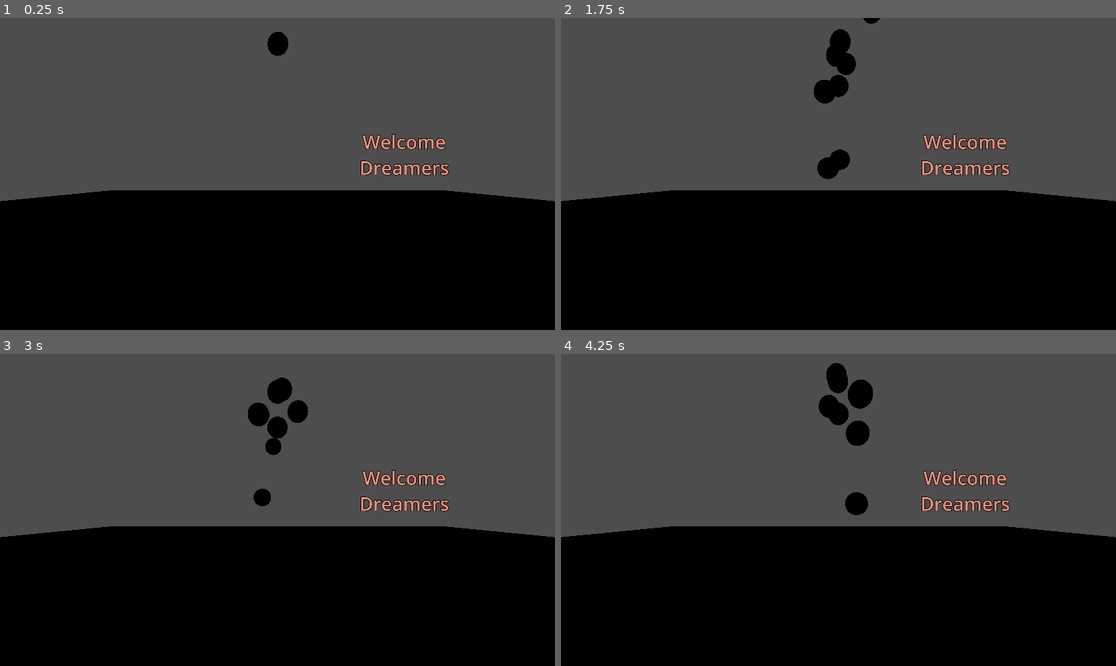
Above: before the commit, frames 1-4 (two rows, left to right).
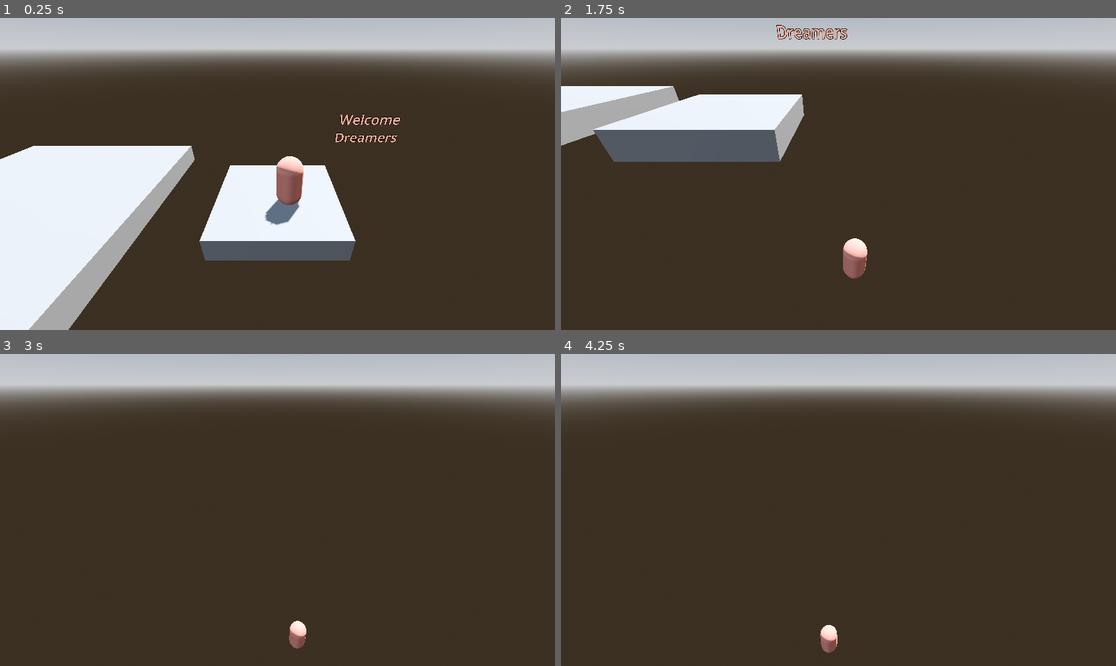
Above: after the commit, the same moments.

Repository: quimnuss/dream-sickle
Game: Godot game, scene res://world/world.tscn
The game is run twice, just before and just after one commit, with the same random seed, the same clock (stepped at 60 frames per second) and the same inputs.
Inputs:
- Up to frame 1 (0.25 s): no input
- Up to frame 2 (1.75 s): hold D (move_right, bound only after the commit) 0.53-1.28 s; hold Space (jump, bound only after the commit) 0.53-1.28 s; hold S (move_backward, bound only after the commit) from 1.28 s (still down); tap Space (jump, bound only after the commit) at 1.35, 1.52 s
- Up to frame 3 (3 s): tap Space (jump, bound only after the commit) at 1.82, 2.85 s; release S (move_backward, bound only after the commit) at 2.03 s; hold D (move_right, bound only after the commit) 2.03-2.78 s; hold Space (jump, bound only after the commit) 2.03-2.78 s; hold W (move_forward, bound only after the commit) from 2.78 s (still down)
- Up to frame 4 (4.25 s): tap Space (jump, bound only after the commit) at 3.02, 3.32 s; release W (move_forward, bound only after the commit) at 3.53 s; hold A (move_left, bound only after the commit) from 3.53 s (still down); hold Space (jump, bound only after the commit) from 3.53 s (still down)

The runs differ from the first frame. In frame 1, 97% of the frame differs, in the area x 0-100%, y 0-100%; in frame 2, 93%; in frame 3, 97%; in frame 4, 97%.

Commit message:
platformer controls added

Diff:
--- a/actors/character/player.tscn
+++ b/actors/character/player.tscn
@@ -1,4 +1,6 @@
-[gd_scene load_steps=3 format=3 uid="uid://drggevhvr6isq"]
+[gd_scene load_steps=5 format=3 uid="uid://drggevhvr6isq"]
+
+[ext_resource type="Script" uid="uid://nodd6pq7enhf" path="res://code/player.gd" id="1_w0bth"]
 
 [sub_resource type="StandardMaterial3D" id="StandardMaterial3D_l72tn"]
 albedo_color = Color(0.898039, 0.556863, 0.490196, 1)
@@ -6,8 +8,15 @@
 [sub_resource type="CapsuleMesh" id="CapsuleMesh_w0bth"]
 material = SubResource("StandardMaterial3D_l72tn")
 
-[node name="Character" type="Node3D"]
+[sub_resource type="CapsuleShape3D" id="CapsuleShape3D_l72tn"]
+
+[node name="Player" type="CharacterBody3D"]
+script = ExtResource("1_w0bth")
 
 [node name="MeshInstance3D" type="MeshInstance3D" parent="."]
 transform = Transform3D(1, 0, 0, 0, 1, 0, 0, 0, 1, 0, 0.997614, 0)
 mesh = SubResource("CapsuleMesh_w0bth")
+
+[node name="CollisionShape3D" type="CollisionShape3D" parent="."]
+transform = Transform3D(1, 0, 0, 0, 1, 0, 0, 0, 1, 0, 1, 0)
+shape = SubResource("CapsuleShape3D_l72tn")
--- /dev/null
+++ b/code/camera_3d.gd
@@ -0,0 +1,34 @@
+extends Camera3D
+
+@export var player_path: NodePath
+@export var smoothing := 5.0  # set to 0 for no smoothing
+
+var player: Node3D
+var offset: Vector3
+
+func _ready():
+	if not player_path:
+		push_warning("Camera3D: player_path not set!")
+		return
+
+	player = get_node(player_path)
+	if not player:
+		push_warning("Camera3D: could not find player at %s" % player_path)
+		return
+
+	# Calculate the initial offset from player → camera
+	offset = global_transform.origin - player.global_transform.origin
+
+func _physics_process(delta: float) -> void:
+	if not player:
+		return
+
+	# Desired target position = player position + stored offset
+	var target_pos = player.global_transform.origin + offset
+
+	if smoothing > 0:
+		# Smoothly interpolate towards it
+		global_transform.origin = global_transform.origin.lerp(target_pos, clamp(smoothing * delta, 0, 1))
+	else:
+		# Snap immediately
+		global_transform.origin = target_pos
--- /dev/null
+++ b/code/player.gd
@@ -0,0 +1,132 @@
+extends CharacterBody3D
+
+# — Movement parameters —
+@export var max_speed       := 6.0
+@export var accel           := 20.0
+@export var decel           := 16.0
+# — Jump & gravity —
+@export var gravity         := 20.0
+@export var jump_velocity   := 10.0
+@export var max_fall_speed  := 50.0
+@export var fall_gravity_multiplier := 2.0  # Falls faster than jumping up
+@export var ground_gravity_multiplier := 3.0  # Extra gravity when on ground
+@export var jump_release_multiplier := 3.0   # Fall faster when jump released early
+# — Quality of life features —
+@export var coyote_time     := 0.15  # Seconds to jump after leaving ground
+@export var jump_buffer     := 0.1   # Seconds to buffer jump input
+
+# internal state
+var input_dir: Vector3 = Vector3.ZERO
+@onready var camera: Camera3D = get_viewport().get_camera_3d()
+@onready var skin: Node3D = $MeshInstance3D  # Assumes you have a Skin node as child
+@export var rotation_speed := 10.0
+# Quality of life timers
+var coyote_timer := 0.0
+var jump_buffer_timer := 0.0
+var was_on_floor := false
+
+func _physics_process(delta):
+	get_input_3d()
+	update_timers(delta)
+	apply_gravity(delta)
+	handle_movement(delta)
+	handle_jump(delta)
+	rotate_skin(delta)
+	move_and_slide()
+
+	# Update floor state for next frame
+	was_on_floor = is_on_floor()
+
+# ———————— INPUT ————————
+func get_input_3d():
+	var in2d = Input.get_vector("move_left", "move_right", "move_backward", "move_forward")
+
+	# Handle jump buffering
+	if Input.is_action_just_pressed("jump"):
+		jump_buffer_timer = jump_buffer
+
+	if camera:
+		# Get camera's forward and right directions (ignore Y component for ground movement)
+		var cam_forward = -camera.global_basis.z
+		var cam_right = camera.global_basis.x
+
+		# Flatten to ground plane
+		cam_forward.y = 0
+		cam_right.y = 0
+		cam_forward = cam_forward.normalized()
+		cam_right = cam_right.normalized()
+
+		# Calculate movement direction relative to camera
+		input_dir = (cam_right * in2d.x + cam_forward * in2d.y)
+	else:
+		# Fallback to world space if no camera
+		input_dir = Vector3(in2d.x, 0, in2d.y)
+
+# ———————— TIMERS ————————
+func update_timers(delta):
+	# Coyote time - can jump for short time after leaving ground
+	if is_on_floor():
+		coyote_timer = coyote_time
+	elif was_on_floor and not is_on_floor():
+		# Just left ground, start coyote timer
+		coyote_timer = coyote_time
+	else:
+		coyote_timer -= delta
+
+	# Jump buffer timer
+	if jump_buffer_timer > 0:
+		jump_buffer_timer -= delta
+
+# ———————— GRAVITY ————————
+func apply_gravity(delta):
+	var gravity_multiplier = 1.0
+
+	if is_on_floor():
+		# Extra gravity when on ground for snappier movement
+		if velocity.y <= 0:
+			gravity_multiplier = ground_gravity_multiplier
+	else:
+		# Variable jump height - fall faster when jump released early
+		if velocity.y > 0 and not Input.is_action_pressed("jump"):
+			gravity_multiplier = jump_release_multiplier
+		# Fall faster than jumping up
+		elif velocity.y < 0:
+			gravity_multiplier = fall_gravity_multiplier
+
+	velocity.y -= gravity * gravity_multiplier * delta
+
+	# Clamp fall speed
+	if velocity.y < -max_fall_speed:
+		velocity.y = -max_fall_speed
+
+# ———————— MOVEMENT ————————
+func handle_movement(delta):
+	if input_dir != Vector3.ZERO:
+		# Accelerate towards input direction
+		var target_velocity = input_dir * max_speed
+		velocity.x = move_toward(velocity.x, target_velocity.x, accel * delta)
+		velocity.z = move_toward(velocity.z, target_velocity.z, accel * delta)
+	else:
+		# Decelerate when no input
+		velocity.x = move_toward(velocity.x, 0, decel * delta)
+		velocity.z = move_toward(velocity.z, 0, decel * delta)
+
+# ———————— JUMP ————————
+func handle_jump(delta):
+	# Can jump if: on floor, in coyote time, or have buffered jump
+	var can_jump = is_on_floor() or coyote_timer > 0
+	var wants_to_jump = jump_buffer_timer > 0
+
+	if can_jump and wants_to_jump:
+		velocity.y = jump_velocity
+		jump_buffer_timer = 0  # Consume the buffered jump
+		coyote_timer = 0       # Consume coyote time
+
+# ———————— ROTATION ————————
+func rotate_skin(delta):
+	if skin and input_dir.length() > 0.1:
+		# Calculate target rotation based on movement direction
+		var target_angle = atan2(input_dir.x, input_dir.z)
+
+		# Smoothly rotate using lerp_angle
+		skin.rotation.y = lerp_angle(skin.rotation.y, target_angle, rotation_speed * delta)
--- a/project.godot
+++ b/project.godot
@@ -14,3 +14,31 @@
 run/main_scene="uid://bpxtixqpt75k7"
 config/features=PackedStringArray("4.4", "Forward Plus")
 config/icon="res://icon.svg"
+
+[input]
+
+move_left={
+"deadzone": 0.2,
+"events": [Object(InputEventKey,"resource_local_to_scene":false,"resource_name":"","device":-1,"window_id":0,"alt_pressed":false,"shift_pressed":false,"ctrl_pressed":false,"meta_pressed":false,"pressed":false,"keycode":0,"physical_keycode":65,"key_label":0,"unicode":97,"location":0,"echo":false,"script":null)
+]
+}
+move_right={
+"deadzone": 0.2,
+"events": [Object(InputEventKey,"resource_local_to_scene":false,"resource_name":"","device":-1,"window_id":0,"alt_pressed":false,"shift_pressed":false,"ctrl_pressed":false,"meta_pressed":false,"pressed":false,"keycode":0,"physical_keycode":68,"key_label":0,"unicode":100,"location":0,"echo":false,"script":null)
+]
+}
+move_forward={
+"deadzone": 0.2,
+"events": [Object(InputEventKey,"resource_local_to_scene":false,"resource_name":"","device":-1,"window_id":0,"alt_pressed":false,"shift_pressed":false,"ctrl_pressed":false,"meta_pressed":false,"pressed":false,"keycode":0,"physical_keycode":87,"key_label":0,"unicode":119,"location":0,"echo":false,"script":null)
+]
+}
+move_backward={
+"deadzone": 0.2,
+"events": [Object(InputEventKey,"resource_local_to_scene":false,"resource_name":"","device":-1,"window_id":0,"alt_pressed":false,"shift_pressed":false,"ctrl_pressed":false,"meta_pressed":false,"pressed":false,"keycode":0,"physical_keycode":83,"key_label":0,"unicode":115,"location":0,"echo":false,"script":null)
+]
+}
+jump={
+"deadzone": 0.2,
+"events": [Object(InputEventKey,"resource_local_to_scene":false,"resource_name":"","device":-1,"window_id":0,"alt_pressed":false,"shift_pressed":false,"ctrl_pressed":false,"meta_pressed":false,"pressed":false,"keycode":0,"physical_keycode":32,"key_label":0,"unicode":32,"location":0,"echo":false,"script":null)
+]
+}
--- a/world/world.tscn
+++ b/world/world.tscn
@@ -1,14 +1,32 @@
-[gd_scene load_steps=3 format=3 uid="uid://bpxtixqpt75k7"]
+[gd_scene load_steps=6 format=3 uid="uid://bpxtixqpt75k7"]
 
-[ext_resource type="PackedScene" uid="uid://ba4ahhg2befhr" path="res://dungeons/dungeon_start.tscn" id="1_6xmxd"]
 [ext_resource type="PackedScene" uid="uid://drggevhvr6isq" path="res://actors/character/player.tscn" id="2_tcf2h"]
+[ext_resource type="Script" uid="uid://q1mviu4spuqb" path="res://code/camera_3d.gd" id="3_4717r"]
+
+[sub_resource type="ProceduralSkyMaterial" id="ProceduralSkyMaterial_tcf2h"]
+sky_horizon_color = Color(0.662243, 0.671743, 0.686743, 1)
+ground_horizon_color = Color(0.662243, 0.671743, 0.686743, 1)
+
+[sub_resource type="Sky" id="Sky_4717r"]
+sky_material = SubResource("ProceduralSkyMaterial_tcf2h")
+
+[sub_resource type="Environment" id="Environment_h5o24"]
+background_mode = 2
+sky = SubResource("Sky_4717r")
+tonemap_mode = 2
+glow_enabled = true
 
 [node name="World" type="Node3D"]
 
-[node name="DungeonStart" parent="." instance=ExtResource("1_6xmxd")]
+[node name="WorldEnvironment" type="WorldEnvironment" parent="."]
+environment = SubResource("Environment_h5o24")
+
+[node name="DirectionalLight3D" type="DirectionalLight3D" parent="."]
+transform = Transform3D(-0.866025, -0.433013, 0.25, 0, 0.5, 0.866025, -0.5, 0.75, -0.433013, 0, 0, 0)
+shadow_enabled = true
 
 [node name="Character" parent="." instance=ExtResource("2_tcf2h")]
-transform = Transform3D(1, 0, 0, 0, 1, 0, 0, 0, 1, 0.449847, 0, 0.551569)
+transform = Transform3D(1, 0, 0, 0, 1, 0, 0, 0, 1, 0.449847, 1, 0.551569)
 
 [node name="Welcome" type="Label3D" parent="."]
 transform = Transform3D(1, 0, 0, 0, 1, 0, 0, 0, 1, 3.36912, 3.21731, -0.407122)
@@ -18,4 +36,15 @@
 font_size = 100
 
 [node name="Camera3D" type="Camera3D" parent="."]
-transform = Transform3D(1, 0, 0, 0, 1, 0, 0, 0, 1, 0, 2.70199, 4.99532)
+transform = Transform3D(1, 0, 0, 0, 0.850866, 0.525383, 0, -0.525383, 0.850866, 0, 6.02247, 6.90682)
+script = ExtResource("3_4717r")
+player_path = NodePath("../Character")
+
+[node name="CSGBox3D" type="CSGBox3D" parent="."]
+use_collision = true
+size = Vector3(5, 1, 5)
+
+[node name="CSGBox3D2" type="CSGBox3D" parent="."]
+transform = Transform3D(1, 0, 0, 0, 1, 0, 0, 0, 1, -10.4624, 0, 0)
+use_collision = true
+size = Vector3(10, 1, 10)
Not shown, added: code/camera_3d.gd.uid
Not shown, added: code/player.gd.uid
